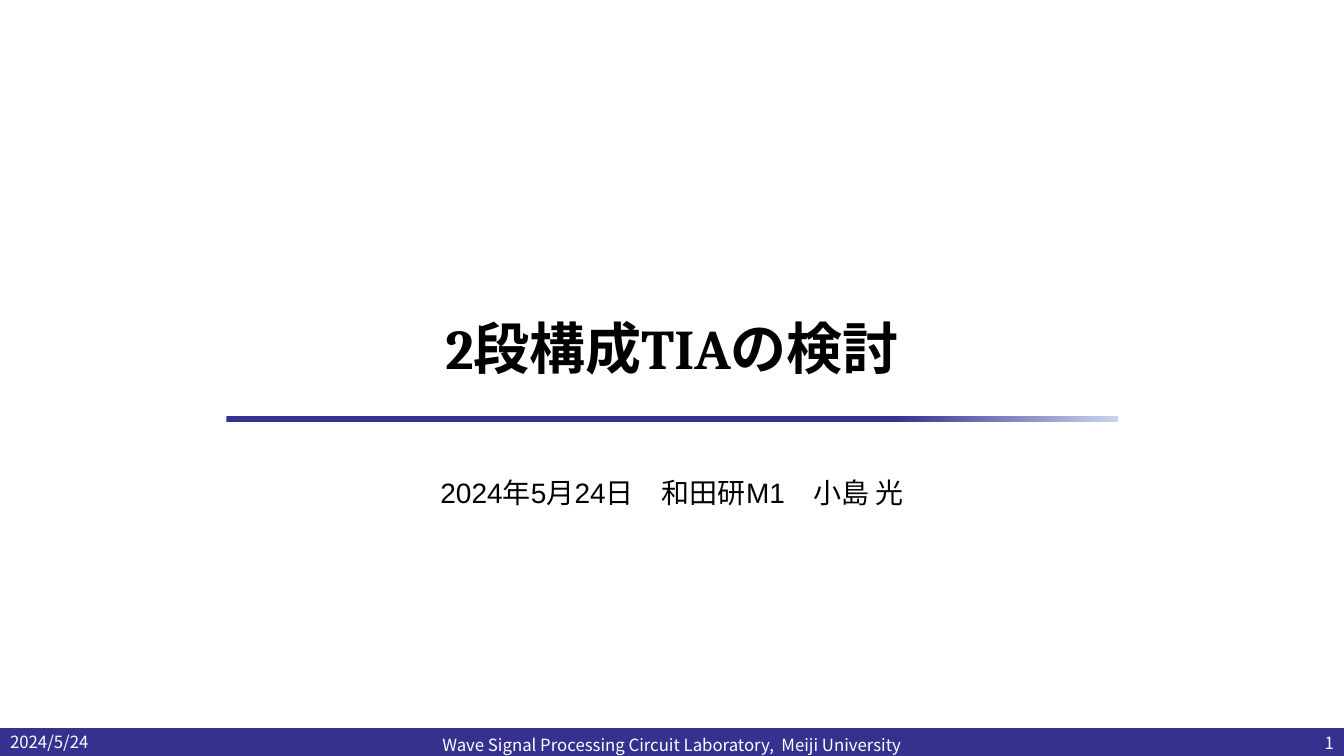
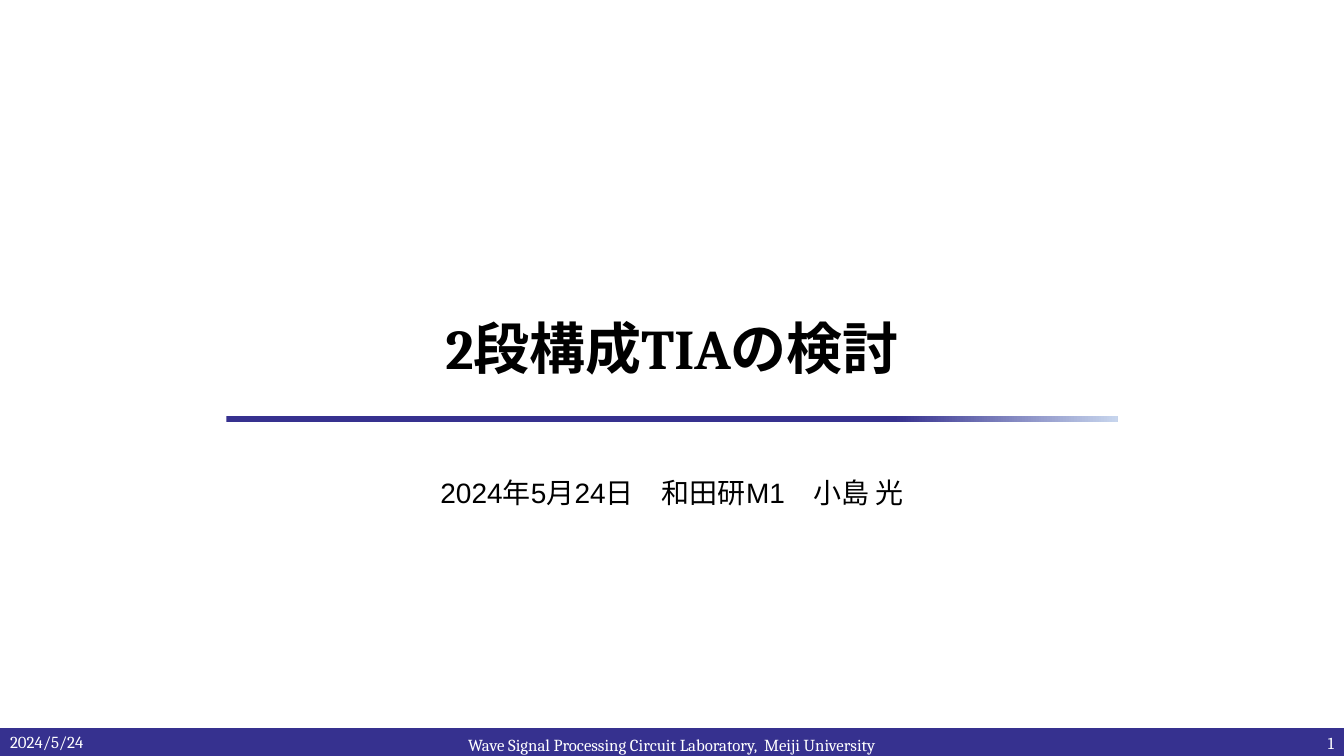
Before and after one commit to kjm-desktop10400/reserch, a slide deck: slide 1 of IHP_2024/20240524/22段構成TIAの検討.pptx. Drawn at 1344x756 pixels with LibreOffice and Linux fonts; fonts in the diff are those of the drawing; background and template pictures are left out. Boxes give left, top, right and bottom in pixels: in the first picture for what was removed or moved away, otherwise in the second. Text is boxed around its words. In the diff, an @@ line names an element or a change of style, - is before the commit and + after.

```diff
--- a/IHP_2024/20240524/22段構成TIAの検討.pptx
+++ b/IHP_2024/20240524/22段構成TIAの検討.pptx
@@ font Noto Sans CJK JP to Cambria in 3 elements at (468,739,876,755), (10,736,83,750), (1328,738,1334,749) @@
```
Also in this commit, not shown: 4 other slides changed, 1 slide added, 6 other files.
